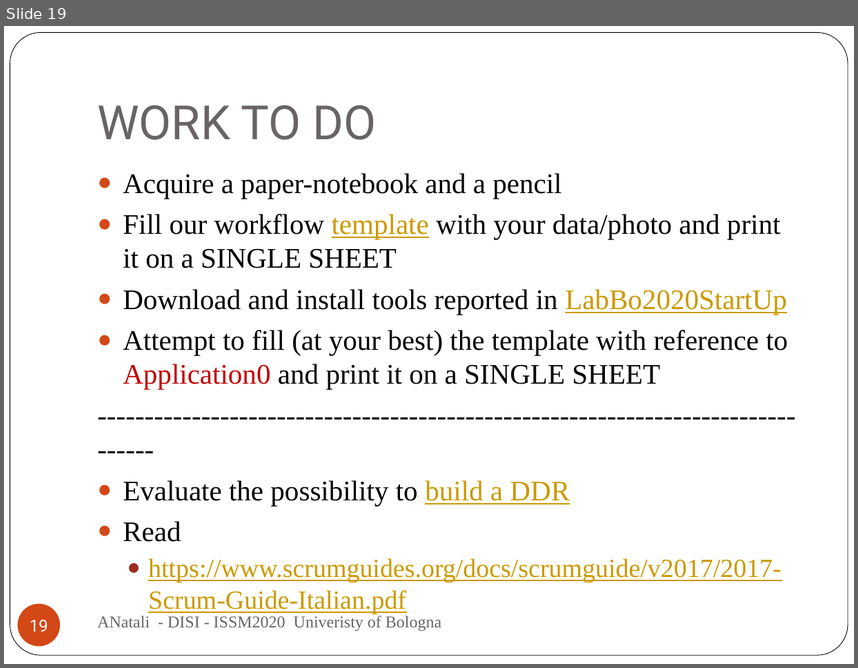
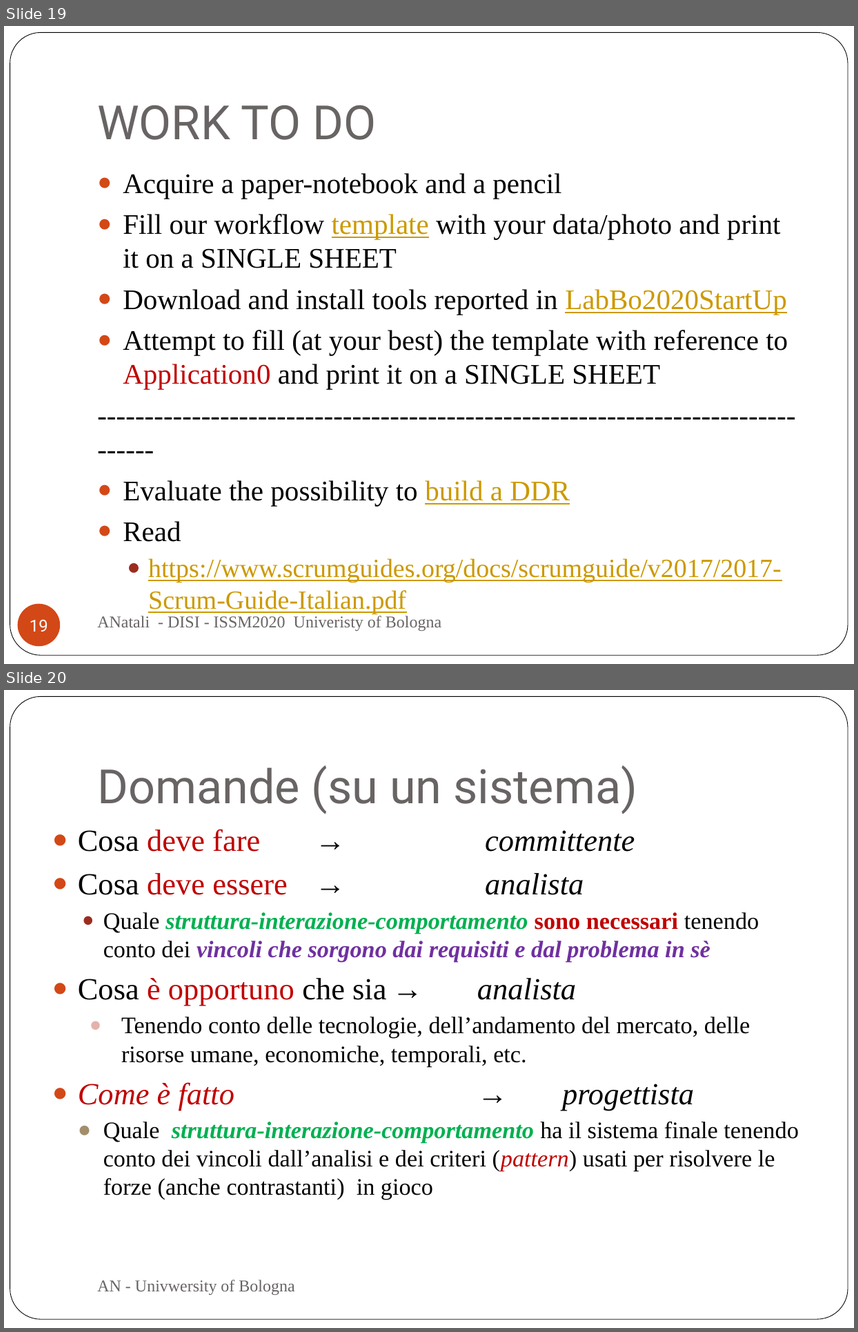
Before and after one commit to anatali/iss2020LabBo, a slide deck: it.unibo.issLabStart/userDocs/ISSM2020.pptx. Shown one above the other, each under a label of ours: slide 19 before the commit, slides 19 and 20 after it. The pictures are 858x668 and 858x1332 pixels, drawn with LibreOffice and Linux fonts; fonts in the diff are those of the drawing. Boxes give left, top, right and bottom in pixels: in the first picture for what was removed or moved away, otherwise in the second. Text is boxed around its words. In the diff, an @@ line names an element or a change of style, - is before the commit and + after.

```diff
--- a/it.unibo.issLabStart/userDocs/ISSM2020.pptx
+++ b/it.unibo.issLabStart/userDocs/ISSM2020.pptx
@@ slide 20 added at (4, 690, 854, 1328), background #FFFFFF; not listed: 1 template element that a slide beside it also shows @@
@@ title added at (97, 765, 637, 814), 40 pt, text #696464 @@
+Domande (su un sistema)
@@ text added at (78, 829, 798, 1199), 20 pt, text #000000 @@
+● Cosa deve fare → committente
+● Cosa deve essere → analista
+  ● Quale struttura-interazione-comportamento sono necessari tenendo conto dei vincoli che sorgono dai requisiti e dal problema in sè
+● Cosa è opportuno che sia → analista
+    ● Tenendo conto delle tecnologie, dell’andamento del mercato, delle risorse umane, economiche, temporali, etc.
+● Come è fatto → progettista
+    ● Quale struttura-interazione-comportamento ha il sistema finale tenendo conto dei vincoli dall’analisi e dei criteri (pattern) usati per risolvere le forze (anche contrastanti) in gioco
@@ text added at (97, 1279, 294, 1294), 14 pt, text #696464 @@
+AN - Univwersity of Bologna
```
Also in this commit, not shown: 5 other slides added, 10 other files.
